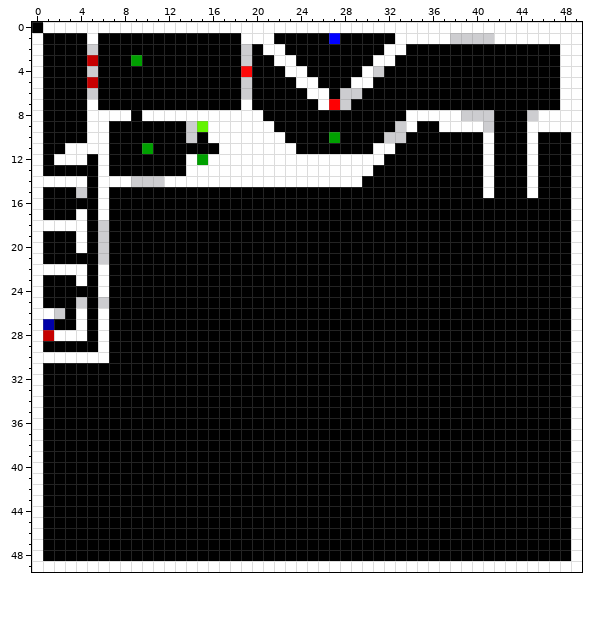
Pixel-art sprite -- DungeonCrawler/Art/l1.png. Above is the file before it was changed.
The file is 50x50 pixels. Pixels under 10% opacity are left out. Colours within 5 levels of each other are drawn and written as one.
The result:
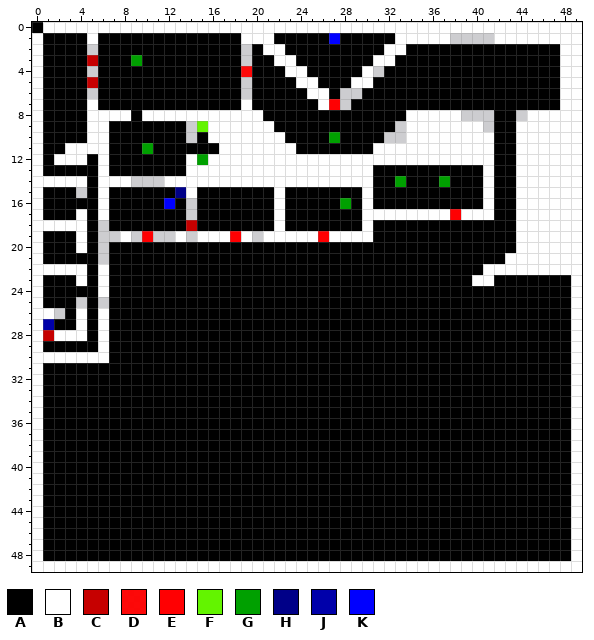
Palette (. is transparent): A #000000  B #ffffff  C #c60000  D #ff0000f4  E #ff0002  F #63f400  G #00a000  H #000088  J #0000aa  K #0000ff
The exact change:
y 8: x 44..45 A. -> .B
y 9: x 35..36 AA -> BB; x 44 A -> B
y 10: x 34..40 AAAAAAA -> BBBBBBB; x 44 A -> B; x 46..48 AAA -> BBB
y 11: x 33..40 AAAAAAAA -> BBBBBBBB; x 44 A -> B; x 46..48 AAA -> BBB
y 12: x 32..40 AAAAAAAAA -> BBBBBBBBB; x 44 A -> B; x 46..48 AAA -> BBB
y 13: x 44 A -> B; x 46..48 AAA -> BBB
y 14: x 30 A -> B; x 33 A -> G; x 37 A -> G; x 44 A -> B; x 46..48 AAA -> BBB
y 15: x 13..14 AA -> HB; x 22 A -> B; x 30 A -> B; x 44 A -> B; x 46..48 AAA -> BBB
y 16: x 12 A -> K; x 14 A -> .; x 22 A -> B; x 28 A -> G; x 30 A -> B; x 41 A -> B; x 44..48 AAAAA -> BBBBB
y 17: x 14 A -> .; x 22 A -> B; x 30..41 AAAAAAAAAAAA -> BBBBBBBBEBBB; x 44..48 AAAAA -> BBBBB
y 18: x 14 A -> C; x 22 A -> B; x 30 A -> B; x 44..48 AAAAA -> BBBBB
y 19: x 7..30 AAAAAAAAAAAAAAAAAAAAAAAA -> .B.E..B.BBBEB.BBBBBEBBBB; x 44..48 AAAAA -> BBBBB
y 20: x 44..48 AAAAA -> BBBBB
y 21: x 43..48 AAAAAA -> BBBBBB
y 22: x 41..48 AAAAAAAA -> BBBBBBBB
y 23: x 40..41 AA -> BB
Where, in picture pixels (left, top, right, bottom), the same in both pictures:
changed: (109, 110, 571, 286)
